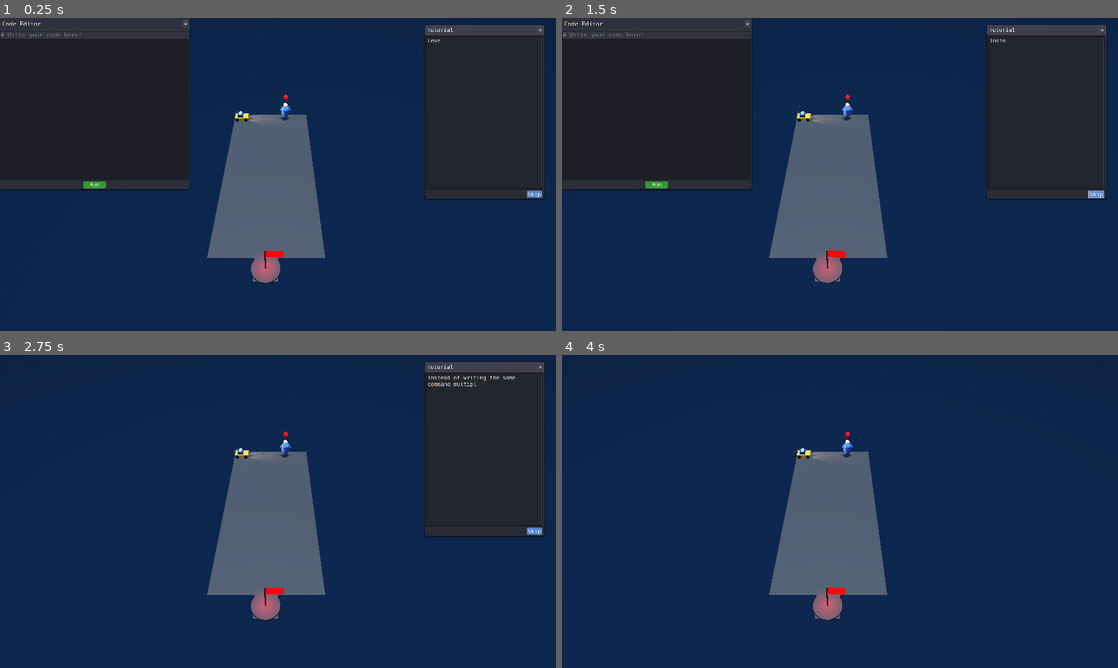
Above: before the commit, frames 1-4 (two rows, left to right).
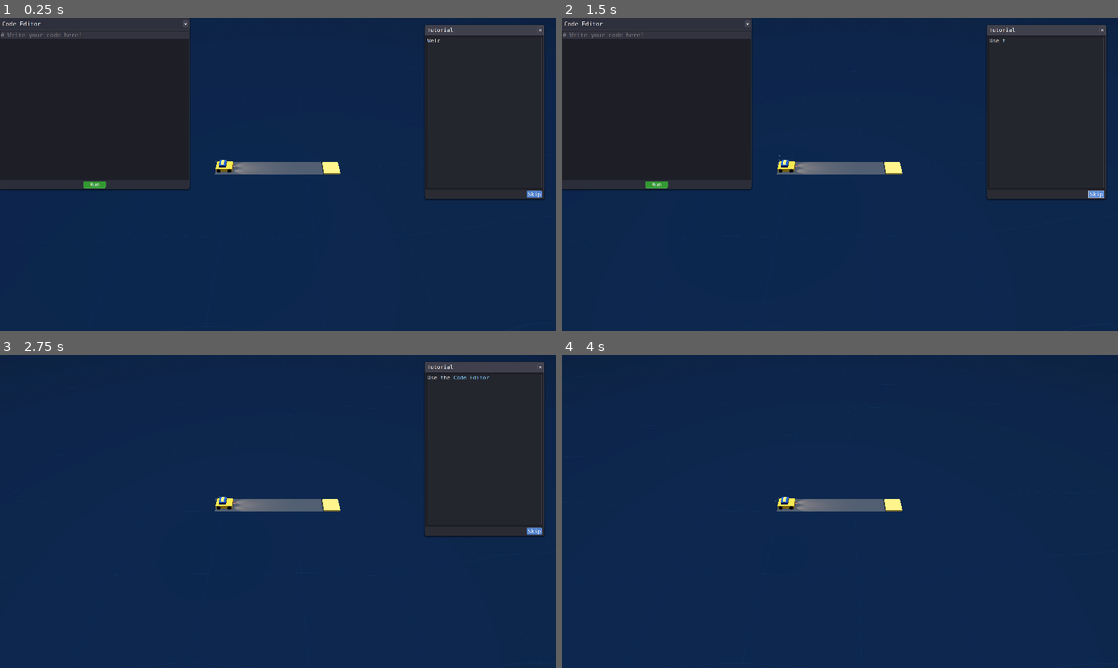
Above: after the commit, the same moments.

Repository: maxballison/self_driving
Game: Godot game, scene res://Main.tscn
Two runs of this game, one before a commit and one after it. Both use one fixed random seed, a clock stepped at 60 frames per second and the inputs below.
Inputs (mouse positions are in pixels of both pictures, inside the frame that each line leads up to):
- Up to frame 1 (0.25 s): no input
- Up to frame 2 (1.5 s): click "Skip" at 0.5 s; click "Skip" at 1.25 s
- Up to frame 3 (2.75 s): click "×" at 2 s
- Up to frame 4 (4 s): click "×" at 2.75 s; move the mouse to (962, 495) at 3.52 s; click (962, 495) at 3.67 s

The runs differ from the first frame. In frame 1, 8.0% of the frame differs, in the area x 37-80%, y 6-85%; in frame 2, 8.0%; in frame 3, 8.1%, in the area x 18-98%, y 6-99%; in frame 4, 8.0%.

Commit message:
fixed collision and delivery

Diff:
--- a/GeneratedLevels/level_3.tscn
+++ b/GeneratedLevels/level_3.tscn
@@ -10,6 +10,7 @@
 script = ExtResource("1_i36ww")
 grid_width = 7
 grid_height = 13
+start_position = Vector2i(3, 5)
 
 [node name="TileFloor_1_1" parent="." instance=ExtResource("5_bhxat")]
 transform = Transform3D(1, 0, 0, 0, 1, 0, 0, 0, 1, 1, 0, 1)
--- a/SimplePassenger.tscn
+++ b/SimplePassenger.tscn
@@ -1,6 +1,6 @@
 [gd_scene load_steps=11 format=3 uid="uid://bgkwjnwxyx0sb"]
 
-[ext_resource type="Script" path="res://scripts/PassengerPhysics.gd" id="1_script"]
+[ext_resource type="Script" path="res://scripts/SimplePassenger.gd" id="1_script"]
 
 [sub_resource type="CapsuleShape3D" id="CapsuleShape3D_body"]
 radius = 0.25
--- a/scripts/LevelManager.gd
+++ b/scripts/LevelManager.gd
@@ -8,7 +8,7 @@
 signal level_switched()
 
 func _ready() -> void:
-	load_level("res://GeneratedLevels/level_3.tscn")
+	load_level("res://GeneratedLevels/level_1.tscn")
 
 func load_level(scene_path: String, spawn_position: Vector2i = Vector2i(-1, -1)) -> void:
 	print("Loading level: ", scene_path)
@@ -79,10 +79,13 @@
 				float(spawn_position.y) * cell_size
 			)
 
-		# Set player position and rotation directly
+		# Reset player rotation first, to ensure it's upright
+		player.rotation = Vector3(0, 0, 0)
+
+		# Set player position
 		player.position = world_position
 
-		# Calculate rotation from direction
+		# Calculate rotation from direction (ONLY Y rotation)
 		var rotation_y = 0.0
 		match level_start_dir:
 			0: rotation_y = 0.0        # North
@@ -90,7 +93,8 @@
 			2: rotation_y = -PI        # South
 			3: rotation_y = -PI * 1.5  # West
 
-		player.rotation.y = rotation_y
+		# Only set Y rotation to keep the car upright
+		player.rotation = Vector3(0, rotation_y, 0)
 
 		# Ensure direction vector is updated from rotation
 		if player.has_method("update_direction_from_rotation"):
@@ -139,6 +143,16 @@
 
 func _on_player_door_entered(next_level_path: String, _unused_spawn: Vector2i) -> void:
 	print("Door entered, switching to level: ", next_level_path)
+
+	# Make sure the path is properly formatted
+	if not next_level_path.begins_with("res://") and not next_level_path.begins_with("/"):
+		next_level_path = "res://GeneratedLevels/" + next_level_path
+
+	# Ensure the path exists
+	if not ResourceLoader.exists(next_level_path):
+		push_error("Next level path does not exist: " + next_level_path)
+		return
+
 	# Switch to the next level, using its own start position
 	load_level(next_level_path)
 
--- a/scripts/Player.gd
+++ b/scripts/Player.gd
@@ -559,8 +559,15 @@
 	linear_velocity = Vector3.ZERO
 	angular_velocity = Vector3.ZERO
 
+	# Force upright orientation, keeping only Y rotation
+	var current_y_rotation = rotation.y
+	rotation = Vector3(0, current_y_rotation, 0)
+
 	# Update direction based on rotation (important after teleporting)
 	update_direction_from_rotation()
+
+	# Apply a small upward impulse to prevent floor clipping
+	apply_central_impulse(Vector3(0, 1.0, 0))
 
 	print("Player physics state has been reset")
 
@@ -604,12 +611,22 @@
 		# Transition to next level if available
 		if current_level.has_method("get") and current_level.get("next_level_path") != "":
 			var next_level = current_level.next_level_path
+
+			# Make sure the path is properly formatted with "res://" prefix if needed
+			if not next_level.begins_with("res://") and not next_level.begins_with("/"):
+				next_level = "res://GeneratedLevels/" + next_level
+
+			print("Next level path: ", next_level)
+
 			var transition_delay = 2.0
 
 			if current_level.has_method("get") and current_level.get("transition_delay") > 0:
 				transition_delay = current_level.transition_delay
 
+			print("Level completion - scheduling transition to " + next_level + " in " + str(transition_delay) + " seconds")
+
 			var timer = get_tree().create_timer(transition_delay)
 			timer.timeout.connect(func():
+				print("Level transition timer expired, emitting door_entered signal")
 				emit_signal("door_entered", next_level, Vector2i(1, 1))
 			)
--- a/scripts/SimplePassenger.gd
+++ b/scripts/SimplePassenger.gd
@@ -141,10 +141,13 @@
 		print("Hiding destination indicator")
 		destination_indicator.visible = false
 
-	# Make sure passenger model remains visible
+	# Make sure passenger model remains visible and correctly positioned
 	if passenger_model:
 		passenger_model.visible = true
 		print("Ensuring passenger model is visible for ragdoll")
+
+	# Make sure we're visible at the node level too
+	visible = true
 
 	# Calculate force direction - make even stronger for more dramatic effect
 	var impulse = Vector3(0, 15, 0)  # Strong upward force
@@ -174,6 +177,11 @@
 	print("Applying impulse: ", impulse)
 	apply_central_impulse(impulse)
 
+	# Ensure we're unfrozen and visible
+	freeze = false
+	visible = true
+	freeze_mode = RigidBody3D.FREEZE_MODE_STATIC
+
 	# Add random torque for more dramatic tumbling
 	var random_torque = Vector3(
 		randf_range(-5, 5),  # Increased range
@@ -279,6 +287,9 @@
 		linear_velocity = Vector3.ZERO
 		angular_velocity = Vector3.ZERO
 
+		# Reset position
+		rotation = Vector3.ZERO
+
 		# Reset indicator
 		if destination_indicator:
 			# If indicator was reparented to scene root, remove it
